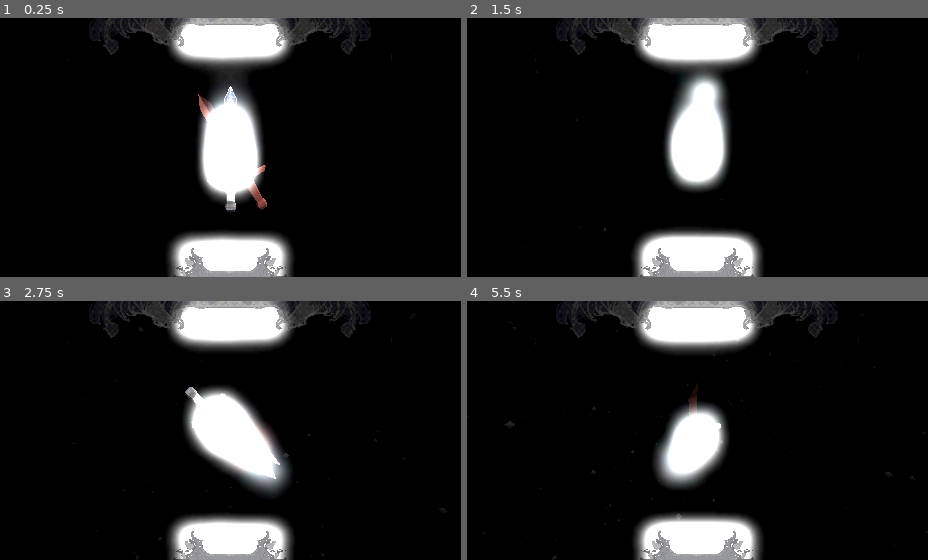
Above: before the commit, frames 1-4 (two rows, left to right).
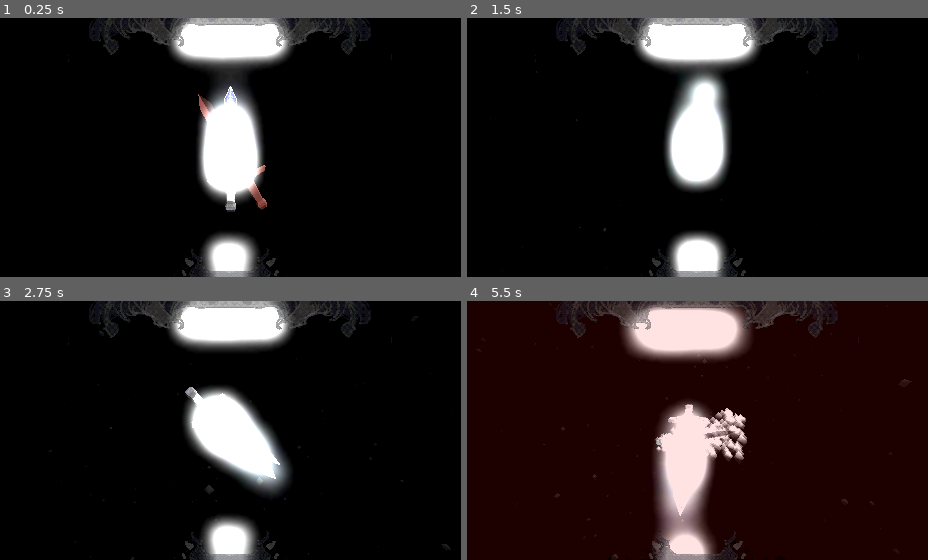
Above: after the commit, the same moments.

Repository: Lukko-Digital/Bladebearer
Game: Godot game, scene res://src/main.tscn
Same seed, same stepped clock (60 frames per second), same inputs: the game is played once before the commit and once after it.
Inputs:
- Up to frame 1 (0.25 s): no input
- Up to frame 2 (1.5 s): hold D (right) 0.53-1.28 s; hold Shift (shift) 0.53-1.28 s; hold S (backward) from 1.28 s (still down); tap Space (space) at 1.35 s
- Up to frame 3 (2.75 s): release S (backward) at 2.03 s; hold D (right) from 2.03 s (still down); hold Shift (shift) from 2.03 s (still down)
- Up to frame 4 (5.5 s): release D (right) at 2.78 s; release Shift (shift) at 2.78 s; hold W (forward) 2.78-3.53 s; tap Space (space) at 2.85, 4.35 s; hold Shift (shift) 3.53-4.28 s; hold A (left) 3.53-5.03 s; hold S (backward) from 5.03 s (still down); hold Shift (shift) from 5.03 s (still down)

The runs differ from the first frame. In frame 1, 3.6% of the frame differs, in the area x 36-64%, y 82-100%; in frame 2, 3.7%; in frame 3, 3.8%; in frame 4, 96%, in the area x 0-100%, y 0-100%.

Commit message:
heart borders update based on rank

Diff:
--- a/src/combatant_rank.gd
+++ b/src/combatant_rank.gd
@@ -5,8 +5,11 @@
 var health: int
 ## In seconds, time that the play gets to input an attack or block.
 var time_to_react: float
+# Spelling of name is important! Used to show correct border in heart_border_ui.tscn
+var name: String
 
-func _init(_num_attacks: int, _health: int, _time_to_react: float) -> void:
+func _init(_num_attacks: int, _health: int, _time_to_react: float, _name: String) -> void:
     num_attacks = _num_attacks
     health = _health
     time_to_react = _time_to_react
+    name = _name
--- a/src/game_sequence_handler.gd
+++ b/src/game_sequence_handler.gd
@@ -11,6 +11,7 @@
 @export var camera: MainCamera
 @export var bearer_heart_holder: HeartHolder
 @export var opponent_heart_holder: HeartHolder
+@export var heart_border_ui: HeartBorderUI
 
 @onready var main: Node3D = get_tree().current_scene
 
@@ -18,9 +19,11 @@
 
 signal sequence_finished
 
-var PEASANT = CombatantRank.new(1, 2, 6)
-var FOOTSOLDIER = CombatantRank.new(2, 4, 5)
-var KNIGHT = CombatantRank.new(4, 8, 3)
+# Spelling of name is important! Used to show correct border in heart_border_ui.tscn
+var PEASANT = CombatantRank.new(1, 2, 6, "Peasant")
+var FOOTSOLDIER = CombatantRank.new(2, 4, 5, "Footsoldier")
+var KNIGHT = CombatantRank.new(4, 8, 3, "Knight")
+var KINGSGUARD = CombatantRank.new(6, 12, 2, "Kingsguard")
 
 # Variables that control top level of combat
 var action_queue: Array[ACTION]
@@ -34,7 +37,7 @@
 
 # Called when the node enters the scene tree for the first time.
 func _ready() -> void:
-	bearer_rank = KNIGHT
+	bearer_rank = PEASANT
 	opponent_rank = KNIGHT
 	game_loop.call_deferred()
 
@@ -56,6 +59,8 @@
 	opponent_health = opponent_rank.health
 	bearer_heart_holder.set_hearts(bearer_health)
 	opponent_heart_holder.set_hearts(opponent_health)
+	heart_border_ui.set_bearer_border(bearer_rank)
+	heart_border_ui.set_opponent_border(opponent_rank)
 	construct_action_queue()
 
 
--- a/src/main.tscn
+++ b/src/main.tscn
@@ -8,9 +8,7 @@
 [ext_resource type="Material" uid="uid://c0gn2yap5lfrv" path="res://assets/shaders/snow.tres" id="5_tv00s"]
 [ext_resource type="FontFile" uid="uid://jlvsk3howg0g" path="res://assets/fonts/RINGM___.TTF" id="7_d73xt"]
 [ext_resource type="PackedScene" uid="uid://cl6edab4xqatr" path="res://src/ui/both_heart_holders.tscn" id="8_c1nmu"]
-[ext_resource type="Texture2D" uid="uid://dpsevlwm67lxa" path="res://assets/ui/testwide.png" id="9_53wid"]
-[ext_resource type="Texture2D" uid="uid://d4d2146d1g2lj" path="res://assets/ui/knight_healthbar.png" id="11_o5jo7"]
-[ext_resource type="Texture2D" uid="uid://bj0p1725ho312" path="res://assets/ui/peasant_healthbar.png" id="12_v8oh0"]
+[ext_resource type="PackedScene" uid="uid://blrm2omef7rto" path="res://src/ui/heart_border_ui.tscn" id="9_41gh3"]
 
 [sub_resource type="StandardMaterial3D" id="StandardMaterial3D_tsayv"]
 transparency = 1
@@ -69,7 +67,7 @@
 process_material = ExtResource("5_tv00s")
 draw_pass_1 = SubResource("SphereMesh_2egrx")
 
-[node name="GameSequenceHandler" type="Node3D" parent="." node_paths=PackedStringArray("swing_arm", "sword", "target", "camera", "bearer_heart_holder", "opponent_heart_holder")]
+[node name="GameSequenceHandler" type="Node3D" parent="." node_paths=PackedStringArray("swing_arm", "sword", "target", "camera", "bearer_heart_holder", "opponent_heart_holder", "heart_border_ui")]
 script = ExtResource("2_ngyv0")
 swing_arm = NodePath("../SwingArm")
 sword = NodePath("Sword")
@@ -77,6 +75,7 @@
 camera = NodePath("MainCamera")
 bearer_heart_holder = NodePath("BothHeartHolders/BearerHeartHolder")
 opponent_heart_holder = NodePath("BothHeartHolders/OpponentHeartHolder")
+heart_border_ui = NodePath("HeartBorderUI")
 
 [node name="Sword" parent="GameSequenceHandler" instance=ExtResource("1_bdv3j")]
 
@@ -113,49 +112,6 @@
 
 [node name="BothHeartHolders" parent="GameSequenceHandler" instance=ExtResource("8_c1nmu")]
 
-[node name="BearerHeartHolder" parent="GameSequenceHandler/BothHeartHolders" index="0"]
-transform = Transform3D(0.067, 0, 0, 0, 0.067, 0, 0, 0, 0.067, 0, -0.91, -0.071)
-
-[node name="OpponentHeartHolder" parent="GameSequenceHandler/BothHeartHolders" index="1"]
-transform = Transform3D(0.067, 0, 0, 0, 0.067, 0, 0, 0, 0.067, 0, 0.91, -0.071)
-
-[node name="Control" type="Control" parent="."]
-modulate = Color(1, 1, 1, 0.486275)
-layout_mode = 3
-anchors_preset = 15
-anchor_right = 1.0
-anchor_bottom = 1.0
-grow_horizontal = 2
-grow_vertical = 2
-
-[node name="TextureRect" type="TextureRect" parent="Control"]
-visible = false
-modulate = Color(1, 1, 1, 0.309804)
-layout_mode = 0
-offset_left = 7.0
-offset_top = 5.0
-offset_right = 452.0
-offset_bottom = 252.0
-texture = ExtResource("9_53wid")
-expand_mode = 1
-
-[node name="TextureRect2" type="TextureRect" parent="Control"]
-layout_mode = 0
-offset_left = 61.0
-offset_right = 399.0
-offset_bottom = 258.0
-texture = ExtResource("11_o5jo7")
-expand_mode = 1
-stretch_mode = 4
-
-[node name="TextureRect3" type="TextureRect" parent="Control"]
-layout_mode = 0
-offset_left = 42.0
-offset_top = 49.0
-offset_right = 418.0
-offset_bottom = 307.0
-texture = ExtResource("12_v8oh0")
-expand_mode = 1
-stretch_mode = 4
+[node name="HeartBorderUI" parent="GameSequenceHandler" instance=ExtResource("9_41gh3")]
 
 [editable path="GameSequenceHandler/BothHeartHolders"]
--- /dev/null
+++ b/src/ui/heart_border_ui.gd
@@ -0,0 +1,19 @@
+extends CanvasLayer
+class_name HeartBorderUI
+
+@onready var bearer_borders: Control = %BearerBorders
+@onready var opponent_borders: Control = %OpponentBorders
+
+func set_bearer_border(bearer_rank: CombatantRank):
+	set_border(bearer_rank, bearer_borders)
+
+func set_opponent_border(opponent_rank: CombatantRank):
+	set_border(opponent_rank, opponent_borders)
+
+func set_border(rank: CombatantRank, border_parent: Control):
+	hide_all(border_parent)
+	border_parent.get_node(rank.name).show()
+
+func hide_all(border_parent: Control):
+	for border in border_parent.get_children():
+		border.hide()
--- /dev/null
+++ b/src/ui/heart_border_ui.tscn
@@ -0,0 +1,115 @@
+[gd_scene load_steps=4 format=3 uid="uid://blrm2omef7rto"]
+
+[ext_resource type="Script" path="res://src/ui/heart_border_ui.gd" id="1_51r5n"]
+[ext_resource type="Texture2D" uid="uid://d4d2146d1g2lj" path="res://assets/ui/knight_healthbar.png" id="2_aw3sc"]
+[ext_resource type="Texture2D" uid="uid://bj0p1725ho312" path="res://assets/ui/peasant_healthbar.png" id="3_de3vb"]
+
+[node name="HeartBorderUI" type="CanvasLayer"]
+script = ExtResource("1_51r5n")
+
+[node name="ShakeOrigin" type="Control" parent="."]
+modulate = Color(1, 1, 1, 0.486275)
+layout_mode = 3
+anchors_preset = 15
+anchor_right = 1.0
+anchor_bottom = 1.0
+grow_horizontal = 2
+grow_vertical = 2
+
+[node name="OpponentBorders" type="Control" parent="ShakeOrigin"]
+unique_name_in_owner = true
+anchors_preset = 0
+offset_right = 40.0
+offset_bottom = 40.0
+
+[node name="Kingsguard" type="TextureRect" parent="ShakeOrigin/OpponentBorders"]
+visible = false
+modulate = Color(1, 0, 0, 1)
+offset_left = 61.0
+offset_right = 399.0
+offset_bottom = 258.0
+texture = ExtResource("2_aw3sc")
+expand_mode = 1
+stretch_mode = 4
+
+[node name="Knight" type="TextureRect" parent="ShakeOrigin/OpponentBorders"]
+layout_mode = 0
+offset_left = 61.0
+offset_right = 399.0
+offset_bottom = 258.0
+texture = ExtResource("2_aw3sc")
+expand_mode = 1
+stretch_mode = 4
+
+[node name="Footsoldier" type="TextureRect" parent="ShakeOrigin/OpponentBorders"]
+visible = false
+modulate = Color(1, 0, 0, 1)
+offset_left = 42.0
+offset_top = 210.0
+offset_right = 418.0
+offset_bottom = 468.0
+scale = Vector2(1, -1)
+texture = ExtResource("3_de3vb")
+expand_mode = 1
+stretch_mode = 4
+
+[node name="Peasant" type="TextureRect" parent="ShakeOrigin/OpponentBorders"]
+visible = false
+offset_left = 42.0
+offset_top = 210.0
+offset_right = 418.0
+offset_bottom = 468.0
+scale = Vector2(1, -1)
+texture = ExtResource("3_de3vb")
+expand_mode = 1
+stretch_mode = 4
+
+[node name="BearerBorders" type="Control" parent="ShakeOrigin"]
+unique_name_in_owner = true
+anchors_preset = 0
+offset_right = 40.0
+offset_bottom = 40.0
+
+[node name="Kingsguard" type="TextureRect" parent="ShakeOrigin/BearerBorders"]
+visible = false
+modulate = Color(1, 0, 0, 1)
+offset_left = 61.0
+offset_top = 259.0
+offset_right = 399.0
+offset_bottom = 517.0
+scale = Vector2(1, -1)
+texture = ExtResource("2_aw3sc")
+expand_mode = 1
+stretch_mode = 4
+
+[node name="Knight" type="TextureRect" parent="ShakeOrigin/BearerBorders"]
+visible = false
+offset_left = 61.0
+offset_top = 259.0
+offset_right = 399.0
+offset_bottom = 517.0
+scale = Vector2(1, -1)
+texture = ExtResource("2_aw3sc")
+expand_mode = 1
+stretch_mode = 4
+
+[node name="Footsoldier" type="TextureRect" parent="ShakeOrigin/BearerBorders"]
+visible = false
+modulate = Color(1, 0, 0, 1)
+offset_left = 42.0
+offset_top = 49.0
+offset_right = 418.0
+offset_bottom = 307.0
+texture = ExtResource("3_de3vb")
+expand_mode = 1
+stretch_mode = 4
+
+[node name="Peasant" type="TextureRect" parent="ShakeOrigin/BearerBorders"]
+layout_mode = 0
+offset_left = 42.0
+offset_top = 49.0
+offset_right = 418.0
+offset_bottom = 307.0
+texture = ExtResource("3_de3vb")
+expand_mode = 1
+stretch_mode = 4
Not shown: 1 places in src/main.tscn that only renumber resources
